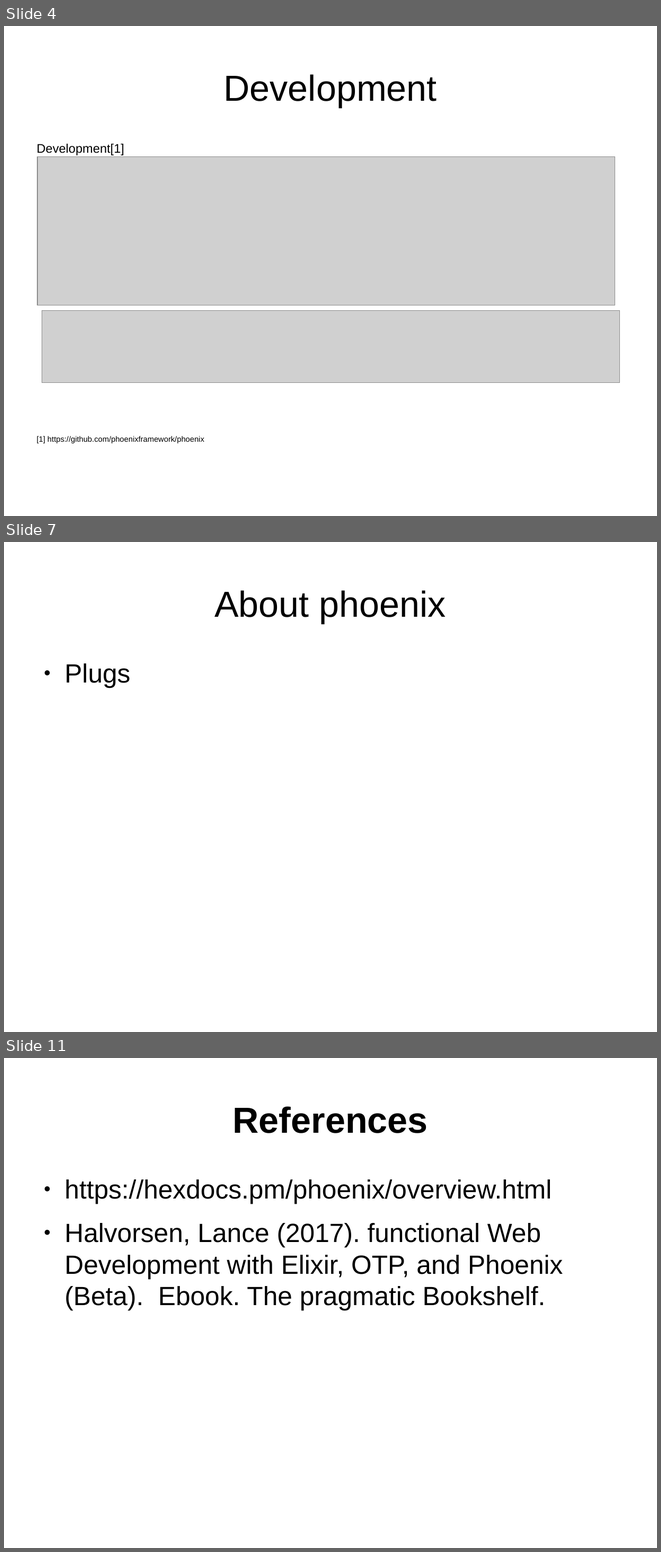
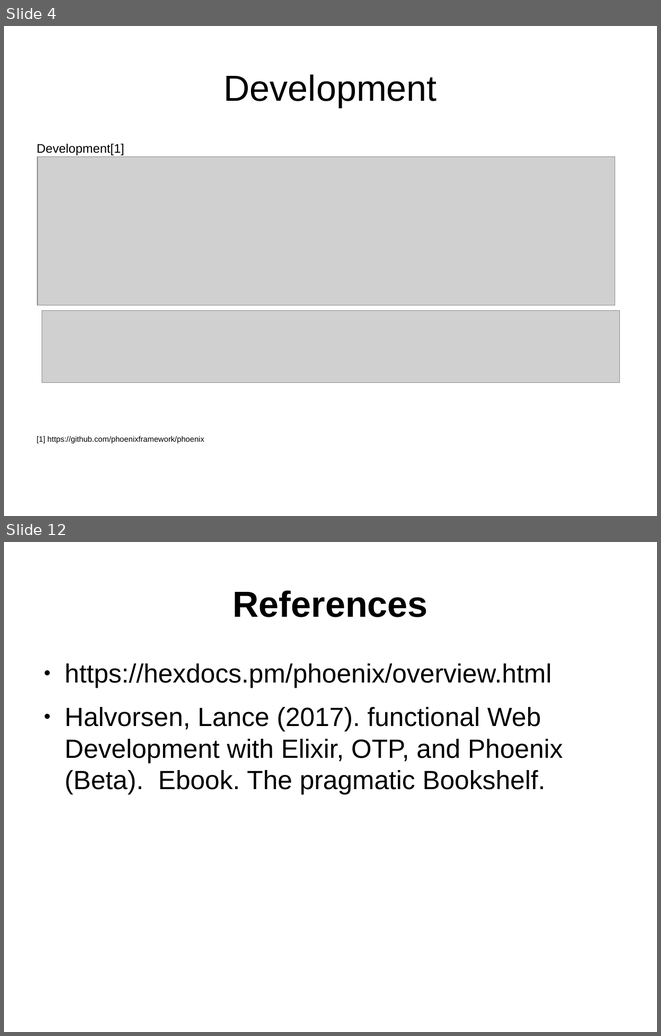
Before and after one commit to ramortegui/talks, a slide deck: phoenix-basics.odp. Shown one above the other, each under a label of ours: slides 4, 7 and 11 before the commit, slides 4 and 12 after it; the slides between them are not shown. The pictures are 661x1552 and 661x1036 pixels, drawn with LibreOffice and Linux fonts; fonts in the diff are those of the drawing; grey boxes stand for pictures. Boxes give left, top, right and bottom in pixels: in the first picture for what was removed or moved away, otherwise in the second. Text is boxed around its words. In the diff, an @@ line names an element or a change of style, - is before the commit and + after.

```diff
--- a/phoenix-basics.odp
+++ b/phoenix-basics.odp
@@ slide 7 removed at <box>4,542,657,1032</box>, background #FFFFFF @@
@@ title removed at <box>214,590,446,623</box> @@
-About phoenix
@@ text removed at <box>64,663,130,688</box> @@
-● Plugs
@@ what was slide 11 is now slide 12 @@
```
Also in this commit, not shown: 2 slides changed, 6 slides added, 4 other slides removed.
